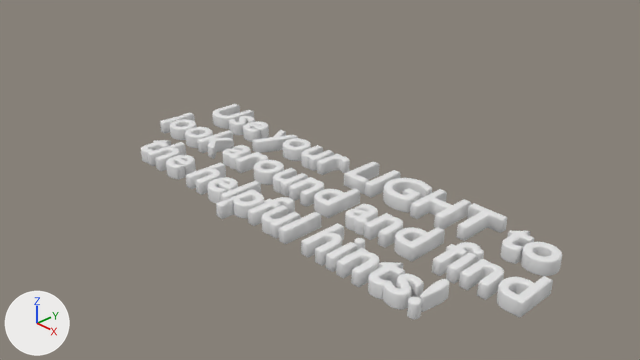
Renders of the Blender file Assets/Blender Models/Instructions.blend from each side of a commit.
Both versions are drawn from the file's camera 'Camera'. Every picture has the same lights, and +X, +Y and +Z are marked at lower left.

The scene before the commit, as lines of its bpy script (objects in view):
```python
txt_text = bpy.data.curves.new('Text', 'FONT')
txt_text.body = 'Use your LIGHT to \nlook around and find \nthe helpful hints! \n'
txt_text.bevel_resolution = 2
txt_text.extrude = 0.1
txt_text.bevel_depth = 0.025
txt_text.align_x = 'CENTER'
txt_text.align_y = 'CENTER'
ob_text = bpy.data.objects.new('Text', txt_text)
ob_text.location = (0.0, 0.0, 0.0)
```
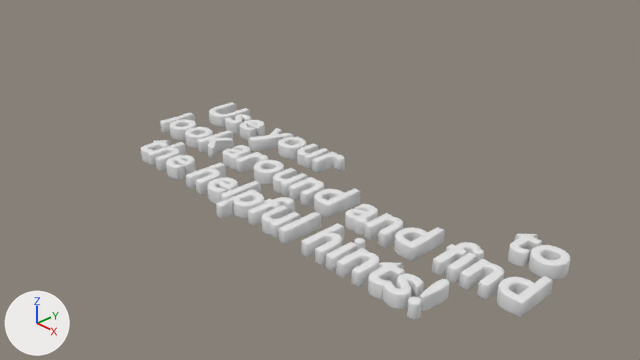
Changed parts and their boxes (x1, y1, x2, y2) in the pictures (640 x 360 px):
'Text', text changed: before (141, 104, 562, 320); after (141, 102, 570, 320)

Patch to the scene script:
```diff
--- a/Assets/Blender Models/Instructions.blend.py
+++ b/Assets/Blender Models/Instructions.blend.py
@@ txt_text @@
 txt_text = bpy.data.curves.new('Text', 'FONT')
-txt_text.body = 'Use your LIGHT to \nlook around and find \nthe helpful hints! \n'
+txt_text.body = 'Use your             to \nlook around and find \nthe helpful hints! \n'
 txt_text.bevel_resolution = 2
```
